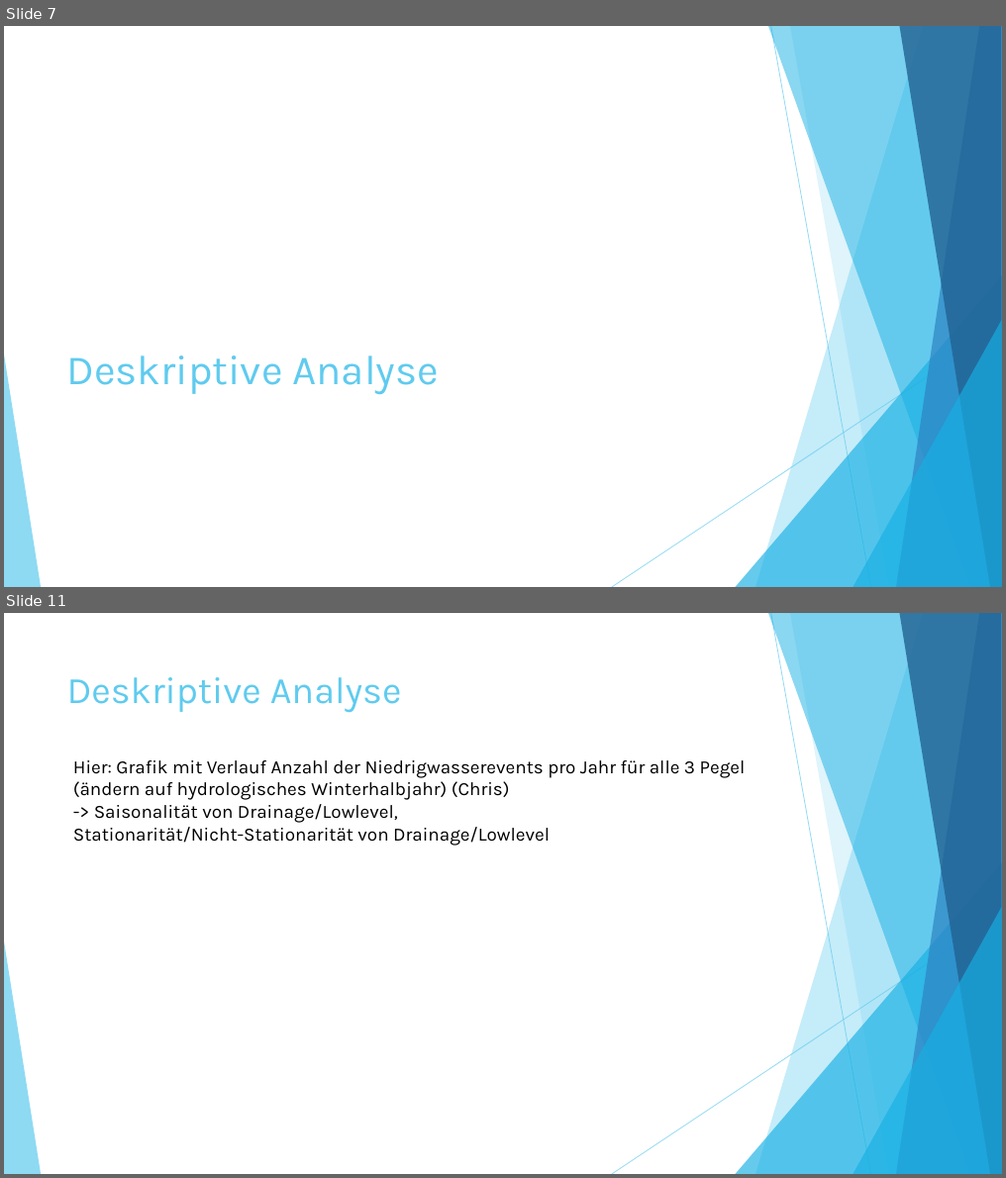
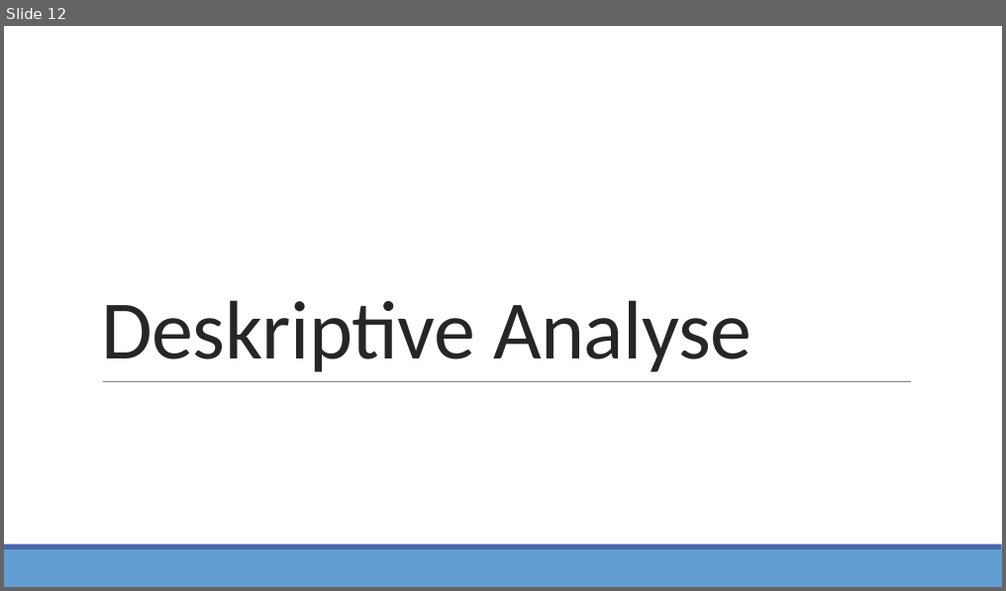
Before and after one commit to StatPrak-Droughts/Drought-Project, a slide deck: Zwischenpräsentation.pptx. Shown one above the other, each under a label of ours: slides 7 and 11 before the commit, slide 12 after it; the slides between them are not shown. The pictures are 1006x1178 and 1006x591 pixels, drawn with LibreOffice and Linux fonts; fonts in the diff are those of the drawing. Boxes give left, top, right and bottom in pixels: in the first picture for what was removed or moved away, otherwise in the second. Text is boxed around its words. In the diff, an @@ line names an element or a change of style, - is before the commit and + after.

```diff
--- a/Zwischenpräsentation.pptx
+++ b/Zwischenpräsentation.pptx
@@ slide 11 removed at [4, 613, 1002, 1174], background #FFFFFF; not listed: 10 template elements that a slide beside it also shows @@
@@ title removed at [67, 677, 402, 713] @@
-Deskriptive Analyse
@@ text removed at [73, 761, 746, 846] @@
-Hier: Grafik mit Verlauf Anzahl der Niedrigwasserevents pro Jahr für alle 3 Pegel (ändern auf hydrologisches Winterhalbjahr) (Chris)
--> Saisonalität von Drainage/Lowlevel,
-Stationarität/Nicht-Stationarität von Drainage/Lowlevel
@@ what was slide 7 is now slide 12 @@
@@ slide 12 changed as well @@
@@ title "Deskriptive Analyse": place and size @@
-title "Deskriptive Analyse" at [67, 356, 439, 395]
+title "Deskriptive Analyse" at [101, 300, 751, 372]
@@ title "Deskriptive Analyse" at [101, 300, 751, 372]: size 40 to 80 pt, font Karla to Calibri, text colour #5FCBEF to #262626, letter spacing 0 to -0.5 pt; line spacing 1 to 0.85 @@
@@ group removed at [4, 26, 1002, 587]: 5 freeform shapes, 3 triangles, 2 lines @@
@@ line added from (103, 381) to (912, 381), #808080 0.5 pt @@
@@ rectangle added at [4, 550, 1002, 587], fill #629DD1 @@
@@ rectangle added at [4, 545, 1002, 550], fill #4A66AC @@
```
Also in this commit, not shown: 11 other slides changed, 13 slides added, 6 other slides removed.
